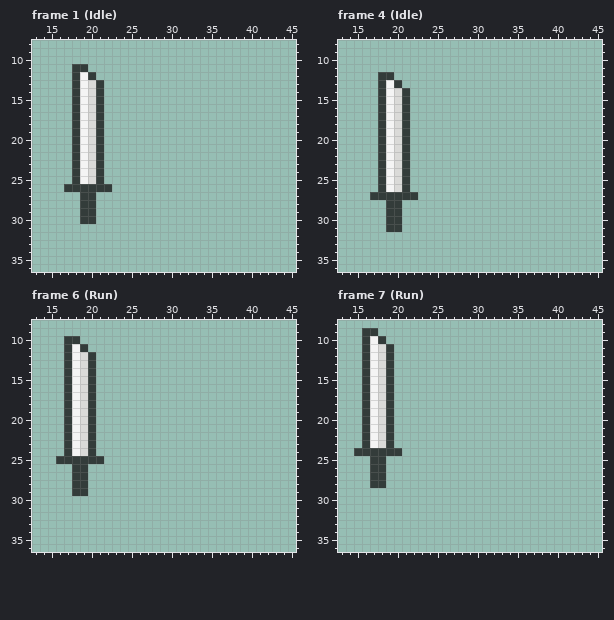
Two states of a pixel-art file, HAdventure2D/Assets/CharacterStudio/Base/Set_01/Master.aseprite. This is how it looked before the edit.
48x48 pixels, 62 frames. Colours within 5 levels of each other are drawn and written as one. Shown: frame 1 (Idle): x 13..45, y 8..36; frame 4 (Idle): x 13..45, y 8..36; frame 6 (Run): x 13..45, y 8..36; frame 7 (Run): x 13..45, y 8..36. The commit also changed other frames, which this record leaves out.
New version:
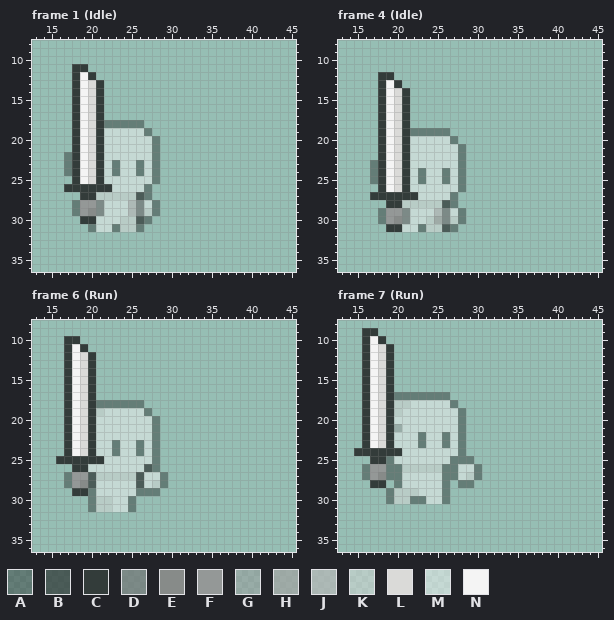
Palette (. is transparent): A #333c3a80  B #333c3ac0  C #333c3a  D #737978c0  E #878b89  F #949897  G #9a9a9a80  H #a2a5a3c0  J #b4b7b6c0  K #dadad880  L #dadad8  M #f4f4f480  N #f4f4f4
What changed:
layer "LHand" now shown
layer "Body" now shown
layer "RHand" now shown
Changed rows in their new state; - is an unchanged pixel.
Frame 1 (Idle), layers "RHand", "Body", "LHand":
first column x 17:
18 -----AAAAA--
19 -----MMMMMA-
20 -----MMMMMMA
21 -----MMMMMMA
22 A----MMMMMMA
23 A----MAMMAMA
24 A----MAMMAMA
25 -----MMMMMMA
26 ------MMMMA-
27 ----KKKKKBA-
28 -AFFDMMMJDMA
29 -AFEDMMMJDKA
30 ----MMMKKBA-
31 ---AMMAKKA--
Frame 4 (Idle), layers "RHand", "Body", "LHand":
first column x 17:
19 -----AAAAA--
20 -----MMMMMA-
21 -----MMMMMMA
22 -----MMMMMMA
23 A----MMMMMMA
24 A----MAMMAMA
25 A----MAMMAMA
26 -----MMMMMMA
27 ------MMMMA-
28 ----KKKKKBA-
29 -AFFDMMMJDMA
30 -AFEDMMKHDKA
31 ----MMAKKBA-
Frame 6 (Run), layers "RHand", "Body", "LHand":
first column x 17:
18 ----AAAAAA---
19 ----KMMMMMA--
20 ----MMMMMMMA-
21 ----MMMMMMMA-
22 ----MMMMMMMA-
23 ----MMAMMAMA-
24 ----MMAMMAMA-
25 -----MMMMMMA-
26 ---MMMMMMMBA-
27 AFFBKKKKKBMMA
28 AFEBMMMMMBMKA
29 ---AMMMMMAAA-
30 ---AKKMMA----
31 ---AKKMMA----
Frame 7 (Run), layers "RHand", "Body", "LHand":
first column x 16:
17 ----AAAAAAA----
18 ----KKMMMMMA---
19 ----KMMMMMMMA--
20 ----MMMMMMMMA--
21 ----GMMMMMMMA--
22 ----MMMAMMAMA--
23 ----MMMAMMAMA--
24 -----MMMMMMMA--
25 ---AMMMMMMMAAA-
26 AFFAAKKKKKAAMMA
27 AFEAAMMMMMAAMKA
28 ----AMMMMMA-AA-
29 ---AKKKMMMA----
30 ---AKKAAMMA----
